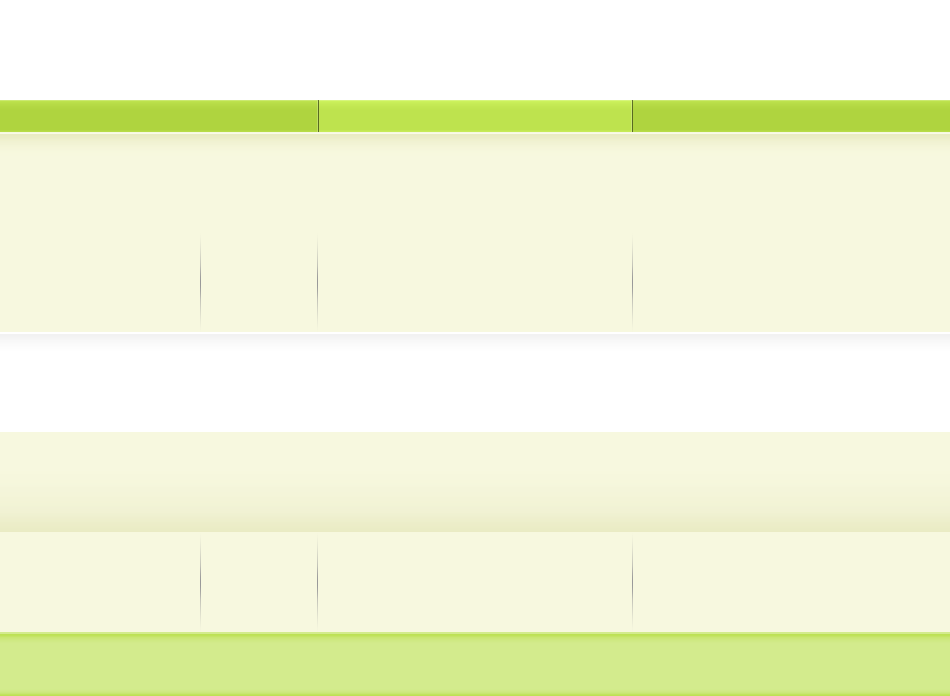
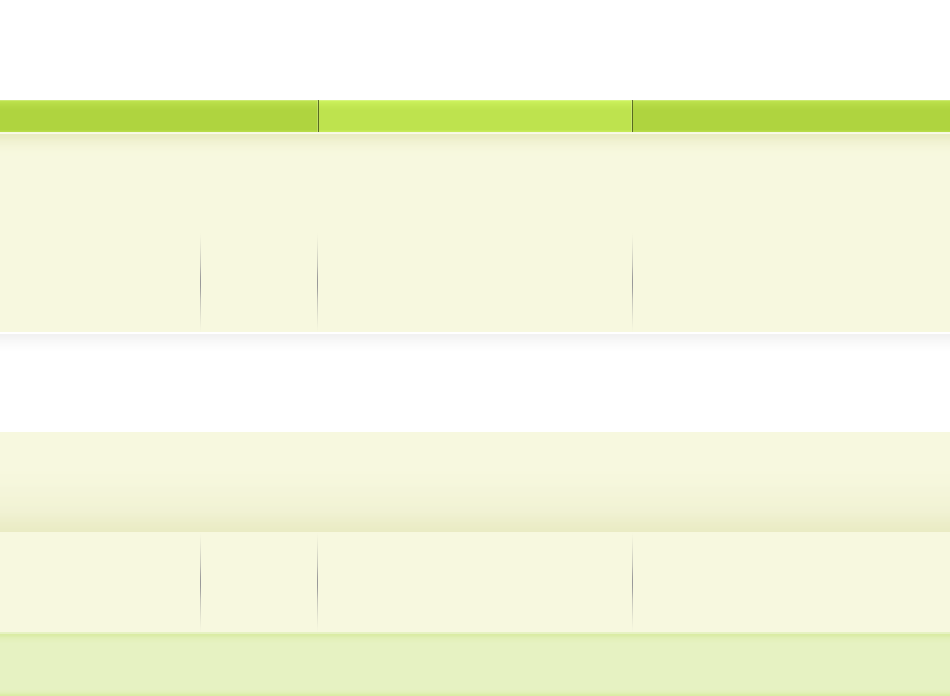
Two versions of the same layered image (w=950, h=696). Layer-by-layer changes:
painted on "footer" over [0, 632, 950, 696]
